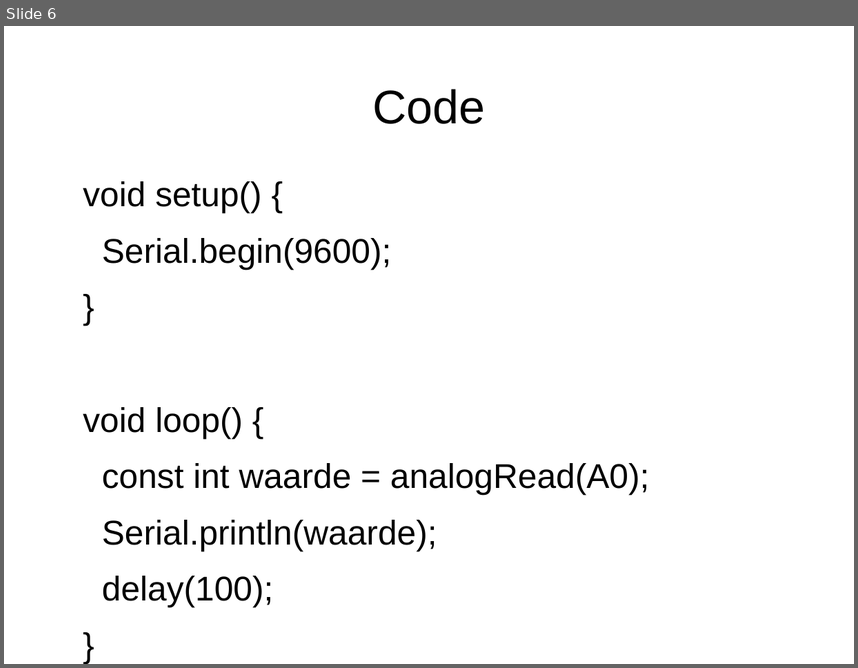
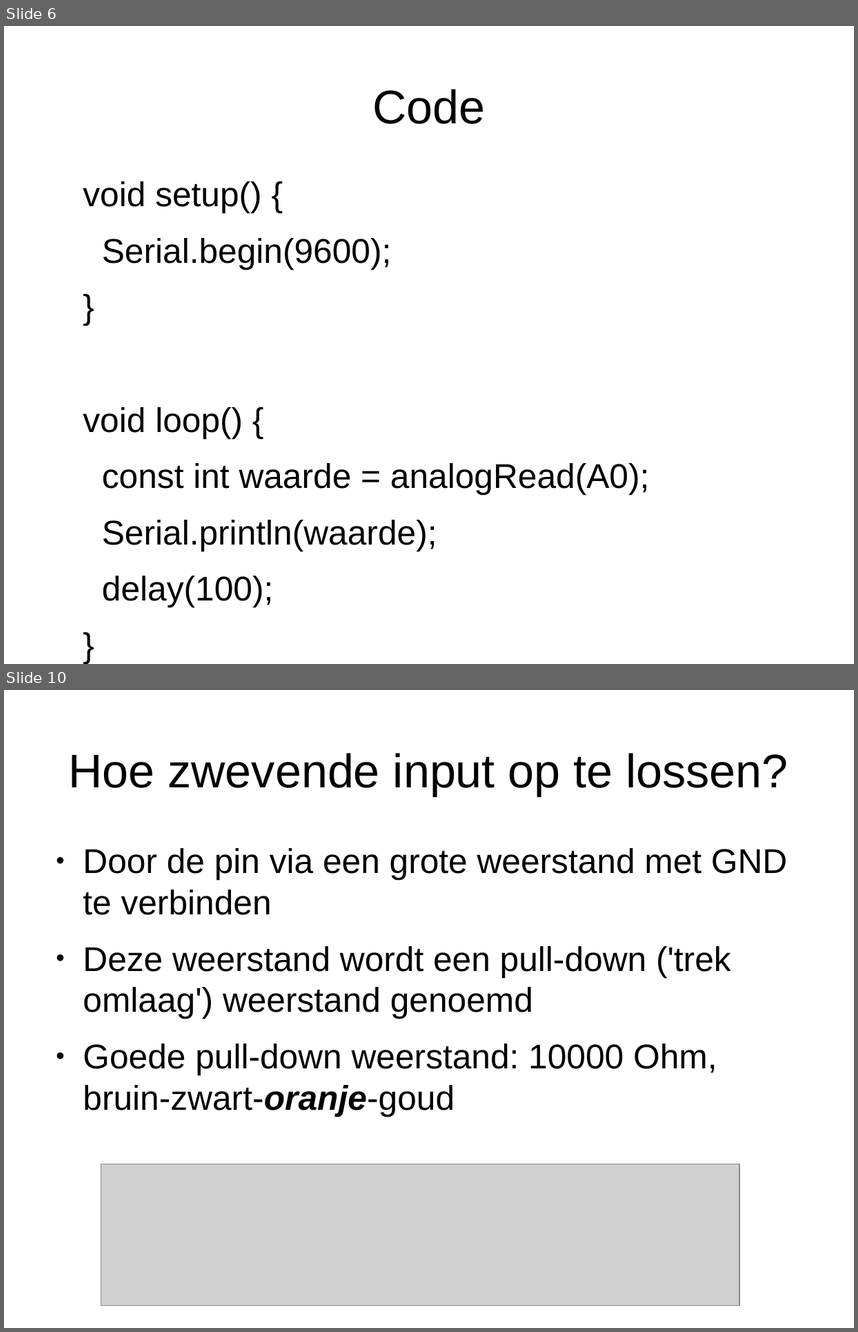
Before and after one commit to djog/arduino_cursus, a slide deck: Raw/Drukknop.odp. Shown one above the other, each under a label of ours: slide 6 before the commit, slides 6 and 10 after it; the slides between them are not shown. The pictures are 858x668 and 858x1332 pixels, drawn with LibreOffice and Linux fonts; fonts in the diff are those of the drawing; grey boxes stand for pictures. Boxes give left, top, right and bottom in pixels: in the first picture for what was removed or moved away, otherwise in the second. Text is boxed around its words. In the diff, an @@ line names an element or a change of style, - is before the commit and + after.

```diff
--- a/Raw/Drukknop.odp
+++ b/Raw/Drukknop.odp
@@ slide 10 added at [4,690,854,1328], background #FFFFFF @@
@@ title added at [68,753,788,796], 44 pt, text #000000 @@
+Hoe zwevende input op te lossen?
@@ text added at [83,848,787,1116], 32 pt, text #000000 @@
+● Door de pin via een grote weerstand met GND te verbinden
+● Deze weerstand wordt een pull-down ('trek omlaag') weerstand genoemd
+● Goede pull-down weerstand: 10000 Ohm, bruin-zwart-oranje-goud
@@ picture added at [101,1163,740,1305] @@
```
Also in this commit, not shown: 7 other slides added, 3 other files.
